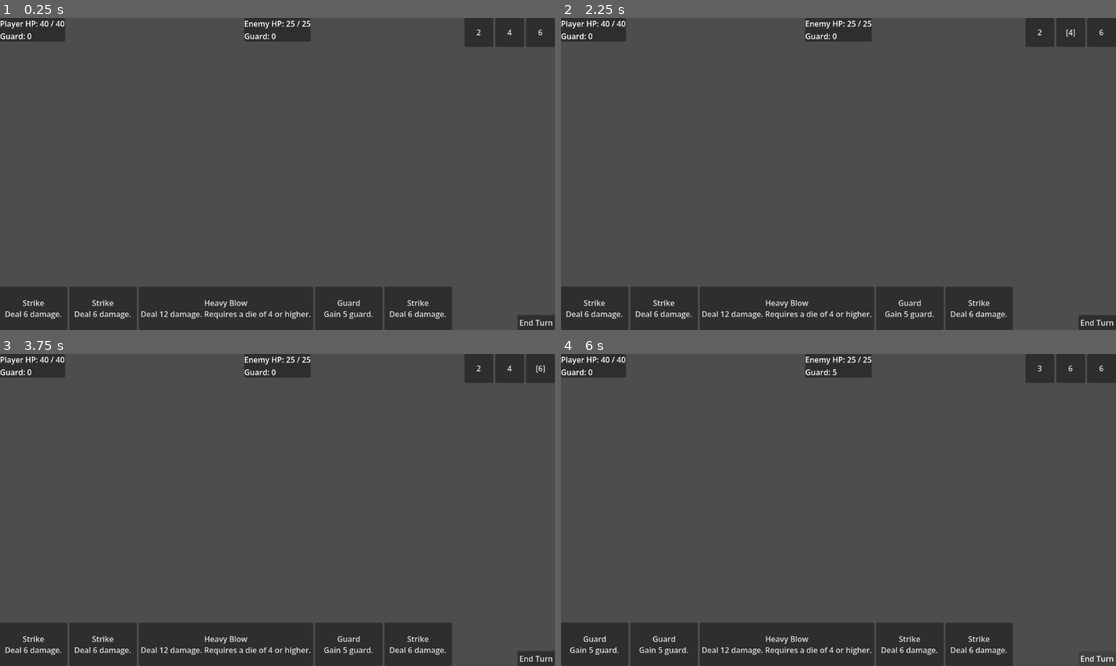
Above: before the commit, frames 1-4 (two rows, left to right).
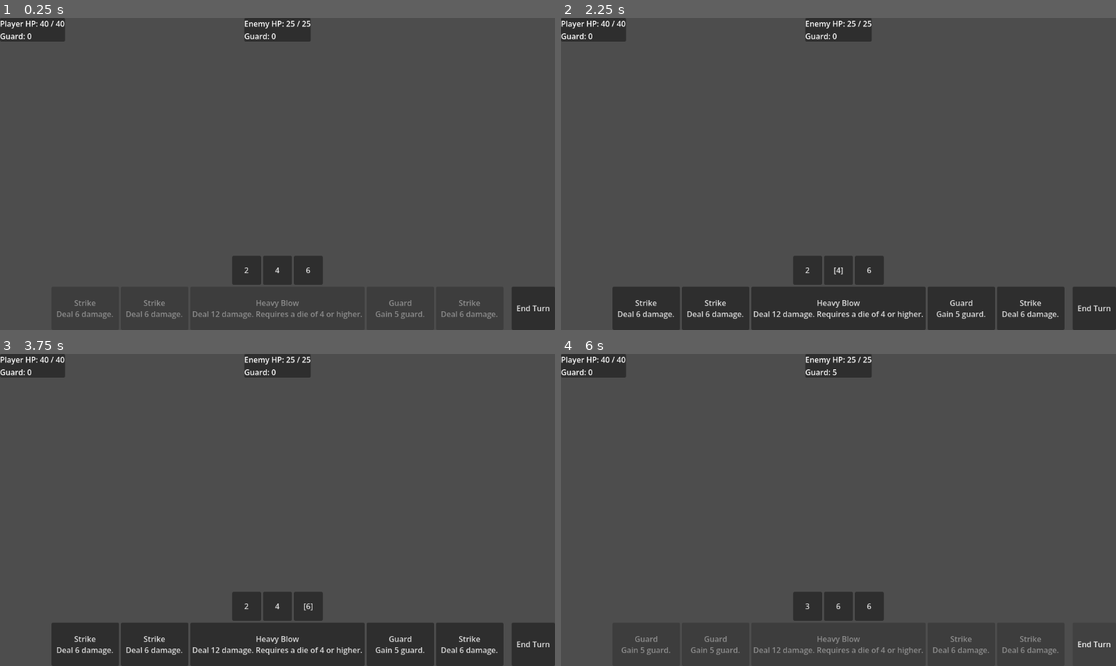
Above: after the commit, the same moments.

Repository: Bbran4/TheThroneThatBreathes
Game: Godot game, scene res://scenes/CombatTest.tscn
Same seed, same stepped clock (60 frames per second), same inputs: the game is played once before the commit and once after it.
Inputs (mouse positions are in pixels of both pictures, inside the frame that each line leads up to):
- Up to frame 1 (0.25 s): no input
- Up to frame 2 (2.25 s): click "2" at 0.5 s; click "[2]" at 1.25 s; click "4" at 2 s
- Up to frame 3 (3.75 s): click "[4]" at 2.75 s; click "6" at 3.5 s
- Up to frame 4 (6 s): click "[6]" at 4.25 s; click (594, 644) at 5 s, where only the run before the commit has a clickable "Strike Deal 6 damage."; click "End Turn" at 5.75 s

The runs differ from the first frame. In frame 1, 6.3% of the frame differs, in the area x 0-100%, y 0-100%; in frame 2, 7.6%; in frame 3, 7.6%; in frame 4, 5.6%.

Commit message:
Combat UI Update

Diff:
--- a/scenes/ui/CombatUI.tscn
+++ b/scenes/ui/CombatUI.tscn
@@ -32,25 +32,27 @@
 [node name="PlayerLabel" type="Label" parent="PlayerInfo" unique_id=1210953472]
 layout_mode = 2
 
-[node name="DiceContainer" type="HBoxContainer" parent="." unique_id=1664900922]
-layout_mode = 1
-anchors_preset = 1
-anchor_left = 1.0
-anchor_right = 1.0
-offset_left = -40.0
-offset_bottom = 40.0
-grow_horizontal = 0
-
-[node name="HandContainer" type="HBoxContainer" parent="." unique_id=497366421]
+[node name="Container" type="VBoxContainer" parent="." unique_id=81442594]
 layout_mode = 1
 anchors_preset = 12
 anchor_top = 1.0
 anchor_right = 1.0
 anchor_bottom = 1.0
+offset_top = -4.0
 grow_horizontal = 2
 grow_vertical = 0
+alignment = 2
+
+[node name="DiceContainer" type="HBoxContainer" parent="Container" unique_id=1664900922]
+layout_mode = 2
+alignment = 1
+
+[node name="HandContainer" type="HBoxContainer" parent="Container" unique_id=497366421]
+layout_mode = 2
+alignment = 1
 
 [node name="EndTurnButton" type="Button" parent="." unique_id=992076841]
+custom_minimum_size = Vector2(90, 90)
 layout_mode = 1
 anchors_preset = 3
 anchor_left = 1.0
--- a/scripts/ui/CombatUI.gd
+++ b/scripts/ui/CombatUI.gd
@@ -11,8 +11,8 @@
 
 @onready var enemy_label: Label = $EnemyInfo/EnemyLabel
 @onready var player_label: Label = $PlayerInfo/PlayerLabel
-@onready var dice_container: HBoxContainer = $DiceContainer
-@onready var hand_container: HBoxContainer = $HandContainer
+@onready var dice_container: HBoxContainer = $Container/DiceContainer
+@onready var hand_container: HBoxContainer = $Container/HandContainer
 @onready var end_turn_button: Button = $EndTurnButton
 
 var combat_manager: CombatManager
@@ -91,6 +91,37 @@
 func _on_player_dice_changed(dice: Array[DiceData]) -> void:
 	_refresh_dice()
 
+func _can_selected_dice_play_card(card: CardData) -> bool:
+	if selected_dice.size() < card.dice_required:
+		return false
+
+	return card.can_use_with_dice(selected_dice)
+
+
+func _can_any_card_use_die(die: DiceData) -> bool:
+	if die == null:
+		return false
+
+	if die.is_assigned:
+		return false
+
+	for card in player.hand:
+		if card.can_use_with_die(die.current_value):
+			return true
+
+	return false
+
+
+func _clear_invalid_selected_dice() -> void:
+	# Removes dice from selection if they are no longer usable.
+	# This protects against stale selections after cards are played.
+	var valid_selection: Array[DiceData] = []
+
+	for die in selected_dice:
+		if die != null and not die.is_assigned and _can_any_card_use_die(die):
+			valid_selection.append(die)
+
+	selected_dice = valid_selection
 
 func _refresh_hand() -> void:
 	_clear_children(hand_container)
@@ -100,6 +131,10 @@
 		button.text = _get_card_button_text(card)
 		button.custom_minimum_size = Vector2(140, 90)
 
+		# Cards are only playable if the selected dice satisfy the card.
+		# No dice selected = card disabled, because dice must be selected first.
+		button.disabled = not _can_selected_dice_play_card(card)
+
 		button.pressed.connect(func():
 			_on_card_pressed(card)
 		)
@@ -108,6 +143,7 @@
 
 
 func _refresh_dice() -> void:
+	_clear_invalid_selected_dice()
 	_clear_children(dice_container)
 
 	for die in player.get_dice():
@@ -119,7 +155,12 @@
 		else:
 			button.text = str(die.current_value)
 
+		# Disable dice that are already spent.
 		if die.is_assigned:
+			button.disabled = true
+
+		# Disable dice if no card in hand could use it.
+		elif not _can_any_card_use_die(die):
 			button.disabled = true
 
 		button.pressed.connect(func():
@@ -159,6 +200,9 @@
 	if die.is_assigned:
 		return
 
+	if not _can_any_card_use_die(die):
+		return
+
 	if selected_dice.has(die):
 		selected_dice.erase(die)
 		print("Unselected die: ", die.current_value)
@@ -166,7 +210,9 @@
 		selected_dice.append(die)
 		print("Selected die: ", die.current_value)
 
+	_clear_invalid_selected_dice()
 	_refresh_dice()
+	_refresh_hand()
 
 
 func _on_end_turn_pressed() -> void:
